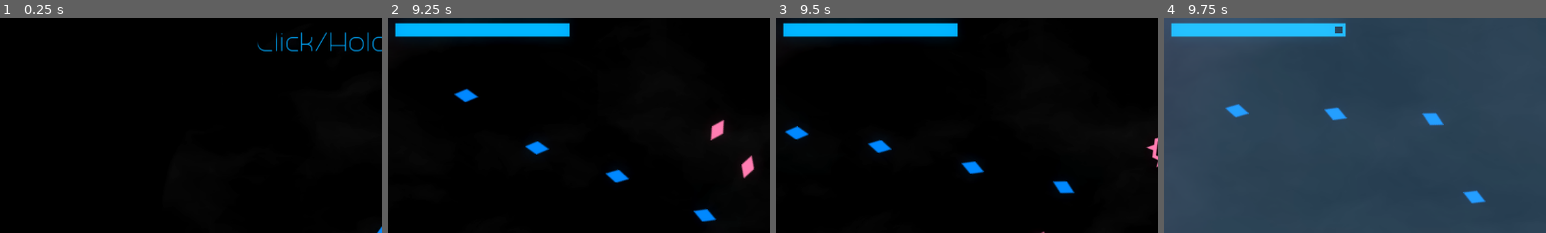
Above: before the commit, frames 1-4 (left to right).
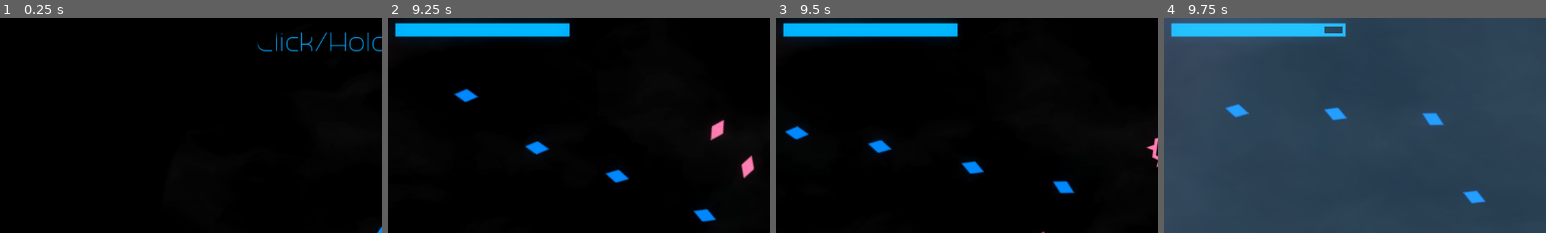
Above: after the commit, the same moments.

Repository: ArandomPsi/campfirejamthingy
Game: Godot game, scene res://scenes/testmap.tscn
Two runs of this game, one before a commit and one after it. Both use one fixed random seed, a clock stepped at 60 frames per second and the inputs below. The project has no main scene, so this scene is started directly.
Inputs (mouse positions are % of the whole screen's width and height, from its top left):
- Up to frame 1 (0.25 s): no input
- Up to frame 2 (9.25 s): move the mouse to (45, 70) at 0.52 s; press the mouse at (45, 70) at 0.53 s; hold W (up) 0.53-2.03 s; move the mouse to (80, 65) at 1.27 s; release the mouse at (80, 65) at 1.28 s; click (80, 65) at 1.35 s; move the mouse to (20, 35) at 2.02 s; press the mouse at (20, 35) at 2.03 s; hold A (left) 2.03-3.53 s; move the mouse to (55, 50) at 2.77 s; release the mouse at (55, 50) at 2.78 s; click (55, 50) at 2.85 s; move the mouse to (35, 25) at 3.52 s; press the mouse at (35, 25) at 3.53 s; hold S (down) 3.53-4.28 s; move the mouse to (72, 45) at 4.27 s; release the mouse at (72, 45) at 4.28 s; hold D (right) 4.28-5.03 s; click (72, 45) at 4.35 s; move the mouse to (30, 55) at 5.02 s; press the mouse at (30, 55) at 5.03 s; hold W (up) 5.03-5.78 s; move the mouse to (60, 28) at 5.77 s; release the mouse at (60, 28) at 5.78 s; hold D (right) 5.78-8.03 s; click (60, 28) at 5.85 s; move the mouse to (45, 70) at 6.52 s; press the mouse at (45, 70) at 6.53 s; move the mouse to (80, 65) at 7.27 s; release the mouse at (80, 65) at 7.28 s; click (80, 65) at 7.35 s; move the mouse to (20, 35) at 8.02 s; press the mouse at (20, 35) at 8.03 s; hold S (down) 8.03-8.78 s; move the mouse to (55, 50) at 8.77 s; release the mouse at (55, 50) at 8.78 s; hold A (left) from 8.78 s (still down); click (55, 50) at 8.85 s
- Up to frame 3 (9.5 s): keep holding A (left)
- Up to frame 4 (9.75 s): move the mouse to (35, 25) at 9.52 s; release A (left) at 9.53 s; press the mouse at (35, 25) at 9.53 s; hold W (up) from 9.53 s (still down)
The pictures show only the part of the screen within x 0-50%, y 0-50%; the shares and areas given below are measured in that part.

Frames 1-3 are identical in both runs. In frame 4, less than 0.1% of the frame differs, in the area x 42-45%, y 4-8%.

Commit message:
diddy changed dea code

Diff:
--- a/scripts/player.gd
+++ b/scripts/player.gd
@@ -12,7 +12,7 @@
 var prev_inv_stat : int = 1
 #attack, defense, firerate, speed, amount of bullets, iframes
 
-var base_hp : float = 10
+var base_hp : float = 5
 var hp : float = base_hp
 var maxhp : float = base_hp
 
@@ -35,13 +35,11 @@
 	hp = clampi(hp,0,maxhp)
 	t += delta
 
-	print(str(hp))
-	print(str(maxhp))
 
 func statsstuff():
 	shotcooldown -= (1 + stats[2]) * (60/Engine.get_frames_per_second())
 	if stats[1] > prev_def_stat:
-		maxhp = base_hp + stats[1]*2
+		maxhp = base_hp + stats[1]
 		prev_def_stat = stats[1]
 
 
Not shown: 1 places in scenes/player.tscn that only renumber resources
Not shown: 1 places in scenes/titlescreen.tscn that only renumber resources
